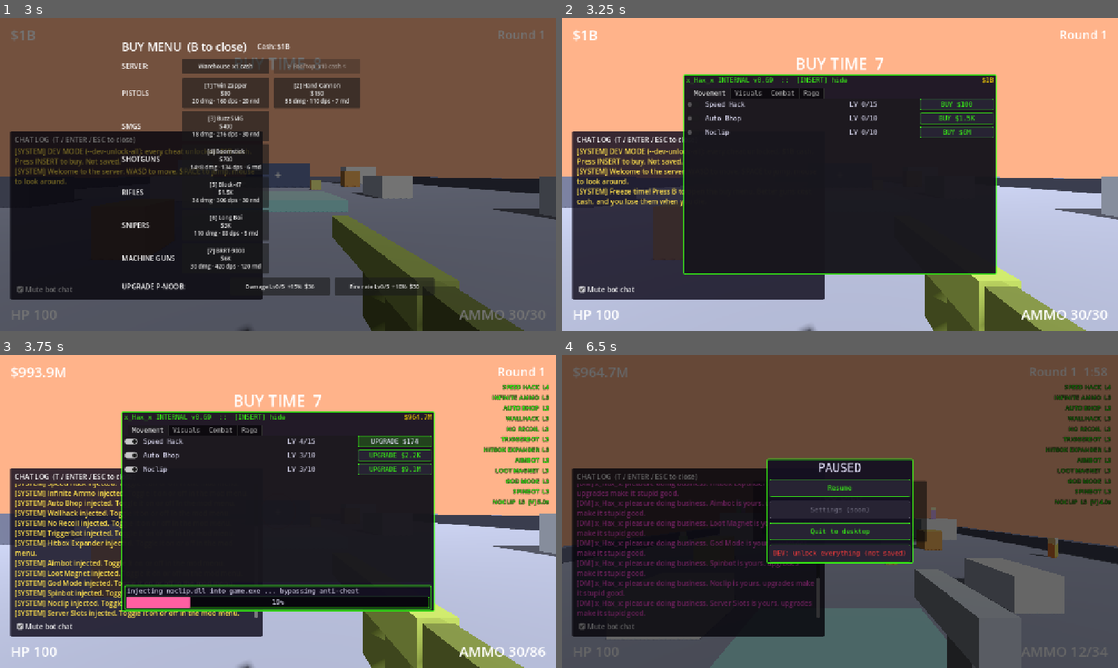
Above: before the commit, frames 1-4 (two rows, left to right).
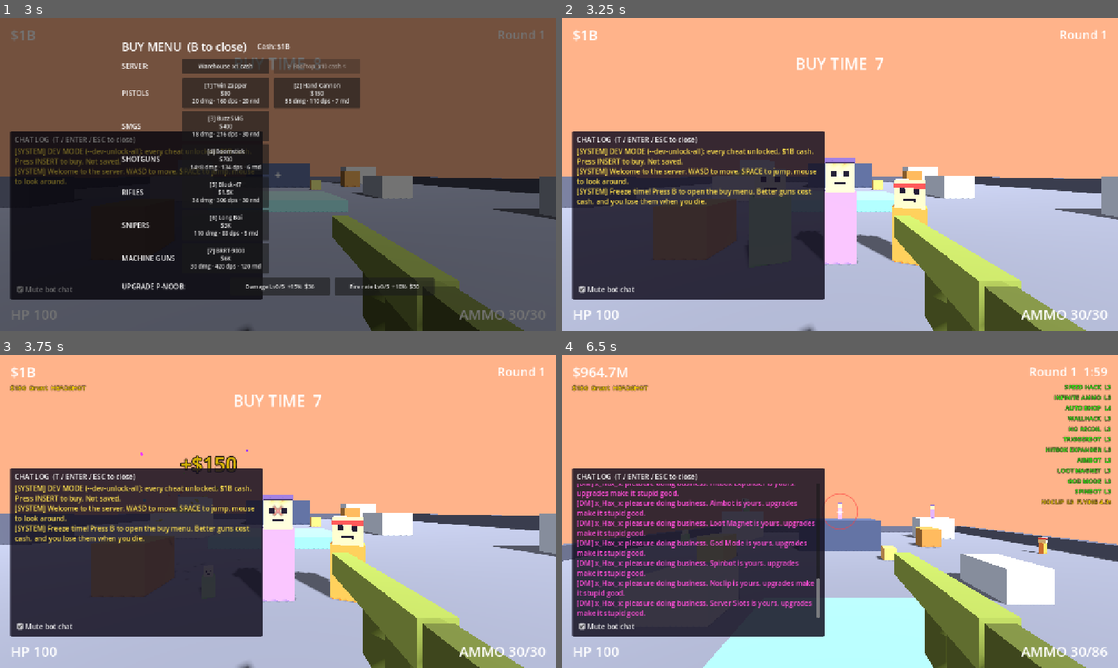
Above: after the commit, the same moments.

Repository: yeahlolnice/PixleShooterIdle
Game: Godot game, scene res://tools/screenshot_tour.tscn
Two runs of this game, one before a commit and one after it. Both use one fixed random seed, a clock stepped at 60 frames per second and the inputs below. This scene is started directly instead of the project's main scene.
Inputs (mouse positions are in pixels of both pictures, inside the frame that each line leads up to):
- Up to frame 1 (3 s): tap Enter at 0.5 s; move the mouse to (400, 158) at 0.52 s; hold D (move_right) 0.53-1.25 s; hold Right mouse button (aim) 0.53-1.25 s; click (400, 158) at 0.67 s; tap Space (jump) at 0.77, 2 s; drag from (166, 190) to (250, 237) at 1.27 s; move the mouse to (333, 105) at 2.02 s; press the mouse at (333, 105) at 2.03 s; hold D (move_right) 2.03-2.75 s; release the mouse at (333, 105) at 2.75 s; click "Mute bot chat" at 2.75 s
- Up to frame 2 (3.25 s): no input
- Up to frame 3 (3.75 s): click (394, 442) at 3.5 s, where only the run before the commit has a clickable "BUY $100"
- Up to frame 4 (6.5 s): click (956, 455) at 4.25 s, where only the run after the commit has a clickable "BUY $1.5K"; drag from (812, 574) to (673, 464) at 5.02 s; move the mouse to (1006, 558) at 5.77 s; hold A (move_left) from 5.78 s (still down); hold Shift from 5.78 s (still down); tap Space (jump) at 6.02 s; tap R (reload) at 6.4 s

Frame 1 is identical in both runs. In frame 2, 35% of the frame differs, in the area x 21-79%, y 18-82%; in frame 3, 41%; in frame 4, 98%, in the area x 0-100%, y 0-100%.

Commit message:
TASK-029: art pass v1 (faces, silhouettes, coin + confetti deaths)
- Bots get eyes and a mouth; snipers wear a cap, rushers a red headband.
- bots.json body_size: snipers tall and thin, rushers short; hitbox and
  head position follow the mesh.
- Death burst: gold coins plus random-hue confetti.
- World pop-ups are fixed screen size (close kills filled the screen).
- Screenshot tour adds a bot lineup and a pop close-up. D60.

Co-Authored-By: Claude Opus 5.5 <noreply@anthropic.com>

Diff:
--- a/core/data_schema.gd
+++ b/core/data_schema.gd
@@ -83,10 +83,11 @@
 		"wander_radius_m": _NUM_NONNEG,
 		"strafe_speed": _NUM_NONNEG,
 		"strafe_switch_s": _NUM_POS,
+		"body_size": {"type": "vec3"},
 		"body_color": {"type": "string"},
 		"head_color": {"type": "string"},
 	},
-	"optional": ["behaviour", "shoot_range_ratio", "keep_distance_m", "wander_radius_m", "strafe_speed", "strafe_switch_s"],
+	"optional": ["behaviour", "shoot_range_ratio", "keep_distance_m", "wander_radius_m", "strafe_speed", "strafe_switch_s", "body_size"],
 }
 
 const _BLOCK := {
--- a/data/bots.json
+++ b/data/bots.json
@@ -29,6 +29,7 @@
       "shoot_range_ratio": 1.0,
       "keep_distance_m": 12,
       "wander_radius_m": 1.5,
+      "body_size": [0.6, 1.3, 0.35],
       "cash_mult": 1.6,
       "body_color": "bot_sniper",
       "head_color": "bot_skin"
@@ -47,6 +48,7 @@
       "shoot_range_ratio": 0.5,
       "strafe_speed": 4.5,
       "strafe_switch_s": 0.7,
+      "body_size": [0.6, 1.0, 0.35],
       "cash_mult": 1.3,
       "body_color": "bot_rusher",
       "head_color": "bot_skin"
--- a/shooter/bots/bot.gd
+++ b/shooter/bots/bot.gd
@@ -25,6 +25,9 @@
 ## Pop tweens shrink to this, not zero: a zero scale makes a singular basis ("det == 0" errors).
 const POP_END_SCALE := Vector3.ONE * 0.001
 const HEAD_SIZE := Vector3(0.5, 0.5, 0.5)
+const DEFAULT_BODY_SIZE := Vector3(0.7, 1.2, 0.4)
+const FACE_COLOR := "ui_bg"
+const CONFETTI := 10   ## death burst: confetti cubes on top of POP_PARTICLES coins
 
 ## Head hitbox size multiplier for every bot; only the Hitbox Expander cheat sets
 ## it. Static so bots spawned later pick it up too. The head mesh never changes.
@@ -172,16 +175,26 @@
 func _pop() -> void:
 	var parent := get_parent()
 	if parent and is_inside_tree():
-		var mat := _material(stats.get("body_color", "bot_grunt"))
-		for i in POP_PARTICLES:
+		# Coin + confetti burst (TASK-029): gold coins, then random-hue confetti.
+		var coin_mat := _material("cash")
+		for i in POP_PARTICLES + CONFETTI:
+			var coin := i < POP_PARTICLES
 			var cube := MeshInstance3D.new()
+			cube.set_meta("pop", "coin" if coin else "confetti")   # names get deduped by the engine
 			var mesh := BoxMesh.new()
-			mesh.size = Vector3.ONE * 0.18
+			mesh.size = Vector3(0.2, 0.2, 0.05) if coin else Vector3.ONE * 0.08
 			cube.mesh = mesh
-			cube.material_override = mat
+			if coin:
+				cube.material_override = coin_mat
+			else:
+				var confetti := StandardMaterial3D.new()
+				confetti.shading_mode = BaseMaterial3D.SHADING_MODE_UNSHADED
+				confetti.albedo_color = Color.from_hsv(_rng.randf(), 0.75, 1.0)
+				cube.material_override = confetti
 			parent.add_child(cube)
 			cube.global_position = global_position + Vector3(0, 1.0, 0)
-			var dir := Vector3(_rng.randf_range(-1, 1), _rng.randf_range(0.5, 1.5), _rng.randf_range(-1, 1))
+			var dir := Vector3(_rng.randf_range(-1, 1), _rng.randf_range(0.5, 1.5), _rng.randf_range(-1, 1)) * (1.0 if coin else 1.6)
+			cube.rotation = Vector3(_rng.randf() * TAU, _rng.randf() * TAU, 0.0)
 			var tw := cube.create_tween().set_parallel(true)
 			tw.tween_property(cube, "global_position", cube.global_position + dir * 1.2, POP_TIME_S)
 			tw.tween_property(cube, "scale", POP_END_SCALE, POP_TIME_S)
@@ -386,10 +399,46 @@
 	shape.shape = capsule
 	shape.position = Vector3(0, 0.9, 0)
 	add_child(shape)
-	# Torso + legs share the body hitbox; the cube head has its own.
-	_add_part("Body", Vector3(0.7, 1.2, 0.4), Vector3(0, 0.6, 0), body_color, "body")
-	_head_shape = _add_part("Head", HEAD_SIZE, Vector3(0, 1.45, 0), head_color, "head")
+	# Torso + legs share the body hitbox; the cube head has its own. Body size is
+	# per type (bots.json body_size), so silhouettes differ and hitboxes match.
+	var body_size: Vector3 = stats.get("body_size", DEFAULT_BODY_SIZE)
+	_add_part("Body", body_size, Vector3(0, body_size.y * 0.5, 0), body_color, "body")
+	var head_y := body_size.y + HEAD_SIZE.y * 0.5
+	_head_shape = _add_part("Head", HEAD_SIZE, Vector3(0, head_y, 0), head_color, "head")
 	apply_head_hitbox_scale()
+	_add_face(head_y)
+
+
+## Eyes and mouth on the head's front (-Z, the way the bot faces), plus a
+## per-behaviour accessory: sniper cap, rusher headband (TASK-029). Visual only.
+func _add_face(head_y: float) -> void:
+	var front := -HEAD_SIZE.z * 0.5 - 0.01
+	var dark := FACE_COLOR
+	_add_deco("EyeL", Vector3(0.09, 0.09, 0.02), Vector3(-0.11, head_y + 0.06, front), dark)
+	_add_deco("EyeR", Vector3(0.09, 0.09, 0.02), Vector3(0.11, head_y + 0.06, front), dark)
+	_add_deco("Mouth", Vector3(0.2, 0.04, 0.02), Vector3(0, head_y - 0.1, front), dark)
+	var top := head_y + HEAD_SIZE.y * 0.5
+	match behaviour():
+		"sniper":
+			_add_deco("Cap", Vector3(0.54, 0.09, 0.54), Vector3(0, top + 0.04, 0), String(stats.get("body_color", "bot_sniper")), 0.35)
+			_add_deco("CapBrim", Vector3(0.5, 0.03, 0.18), Vector3(0, top + 0.01, -0.33), String(stats.get("body_color", "bot_sniper")), 0.35)
+		"rusher":
+			_add_deco("Headband", Vector3(0.53, 0.08, 0.53), Vector3(0, head_y + 0.15, 0), "danger")
+
+
+## A visual-only box (no hitbox). `darken` 0..1 shades the palette colour.
+func _add_deco(part_name: String, size: Vector3, pos: Vector3, color_name: String, darken: float = 0.0) -> MeshInstance3D:
+	var mi := MeshInstance3D.new()
+	mi.name = part_name
+	var mesh := BoxMesh.new()
+	mesh.size = size
+	mi.mesh = mesh
+	var mat := _material(color_name)
+	mat.albedo_color = mat.albedo_color.darkened(darken)
+	mi.material_override = mat
+	mi.position = pos
+	add_child(mi)
+	return mi
 
 
 ## Resizes the head hitbox to HEAD_SIZE * head_hitbox_scale (Hitbox Expander).
--- a/shooter/fx/hit_fx.gd
+++ b/shooter/fx/hit_fx.gd
@@ -7,8 +7,9 @@
 const RISE_M := 0.9
 const LIFE_S := 0.7
 const CASH_LIFE_S := 1.1
-const DAMAGE_PIXEL := 0.012
-const CASH_PIXEL := 0.016
+## Screen-constant sizes (fixed_size labels), so pop-ups read the same near and far.
+const DAMAGE_PIXEL := 0.0016
+const CASH_PIXEL := 0.0022
 const HEAD_HEIGHT := Vector3(0, 1.9, 0)
 const CASH_HEIGHT := Vector3(0, 2.3, 0)
 
@@ -39,7 +40,7 @@
 	l.pixel_size = pixel
 	l.billboard = BaseMaterial3D.BILLBOARD_ENABLED
 	l.no_depth_test = true
-	l.fixed_size = false
+	l.fixed_size = true
 	add_child(l)
 	l.global_position = at
 	var tw := l.create_tween().set_parallel(true)
--- /dev/null
+++ b/tests/unit/test_bot_art.gd
@@ -0,0 +1,55 @@
+extends GutTest
+## Art pass v1 (TASK-029): faces, per-type accessories and silhouettes with
+## matching hitboxes, and the coin + confetti death burst.
+
+const BotScene := preload("res://shooter/bots/bot.tscn")
+
+var _world: Node3D
+
+
+func before_each() -> void:
+	_world = add_child_autofree(Node3D.new())
+
+
+func _bot(id: String) -> Bot:
+	var bot: Bot = BotScene.instantiate()
+	bot.configure(id, DataRegistry.first_arena_id())
+	_world.add_child(bot)
+	bot.set_physics_process(false)
+	return bot
+
+
+func test_every_bot_has_a_face() -> void:
+	for id in ["grunt", "sniper", "rusher"]:
+		var bot := _bot(id)
+		for part in ["EyeL", "EyeR", "Mouth"]:
+			assert_not_null(bot.get_node_or_null(part), "%s %s" % [id, part])
+
+
+func test_accessories_per_behaviour() -> void:
+	assert_not_null(_bot("sniper").get_node_or_null("Cap"))
+	assert_not_null(_bot("rusher").get_node_or_null("Headband"))
+	var grunt := _bot("grunt")
+	assert_null(grunt.get_node_or_null("Cap"))
+	assert_null(grunt.get_node_or_null("Headband"))
+
+
+func test_silhouette_and_hitbox_follow_body_size() -> void:
+	var sniper := _bot("sniper")
+	var size: Vector3 = DataRegistry.bot("sniper")["body_size"]
+	var hitbox: Area3D = sniper.get_node("BodyHitbox")
+	var shape: BoxShape3D = (hitbox.get_child(0) as CollisionShape3D).shape
+	assert_eq(shape.size, size, "hitbox matches the mesh")
+	assert_almost_eq(sniper.get_node("Head").position.y, size.y + Bot.HEAD_SIZE.y * 0.5, 0.0001, "head sits on the body")
+	var rusher := _bot("rusher")
+	assert_lt(rusher.get_node("Head").position.y, sniper.get_node("Head").position.y, "rushers are shorter")
+
+
+func test_death_bursts_into_coins_and_confetti() -> void:
+	var bot := _bot("grunt")
+	bot.take_hit("head", 100000.0)
+	var coins := _world.get_children().filter(func(n): return n.get_meta("pop", "") == "coin")
+	var confetti := _world.get_children().filter(func(n): return n.get_meta("pop", "") == "confetti")
+	assert_eq(coins.size(), Bot.POP_PARTICLES)
+	assert_eq(confetti.size(), Bot.CONFETTI)
+	assert_eq((coins[0] as MeshInstance3D).material_override.albedo_color, DataRegistry.color("cash"))
--- a/tools/screenshot_tour.gd
+++ b/tools/screenshot_tour.gd
@@ -59,6 +59,31 @@
 		buy.open_menu()
 		await _snap("buy_menu_servers")
 		buy.close_menu()
+
+	# Close-up lineup of every bot type (art pass), then one pops.
+	var lineup: Array = []
+	var cam: Camera3D = _main.player.camera
+	var fwd := -cam.global_transform.basis.z
+	fwd.y = 0.0
+	fwd = fwd.normalized()
+	var right := fwd.cross(Vector3.UP)
+	var types := DataRegistry.bots().map(func(b): return b["id"])
+	for i in types.size():
+		var b: Bot = load("res://shooter/bots/bot.tscn").instantiate()
+		b.configure(types[i], DataRegistry.first_arena_id(), _main.player)
+		_main.add_child(b)
+		b.set_physics_process(false)
+		b.global_position = _main.player.global_position + fwd * 3.5 + right * (float(i) - (types.size() - 1) * 0.5) * 1.3
+		b.look_at(_main.player.global_position, Vector3.UP)
+		b.rotation.x = 0.0
+		lineup.append(b)
+	await _snap("bot_lineup")
+	lineup[0].take_hit("head", 100000.0)
+	await _settle(6)
+	await _snap("bot_pop")
+	for b in lineup:
+		if is_instance_valid(b):
+			b.queue_free()
 
 	var mod := _ui(ModMenu) as ModMenu
 	mod.open_menu()
Not shown, added: tests/unit/test_bot_art.gd.uid
Not shown, changed: docs/DATA.md
Not shown, changed: docs/DECISIONS.md
